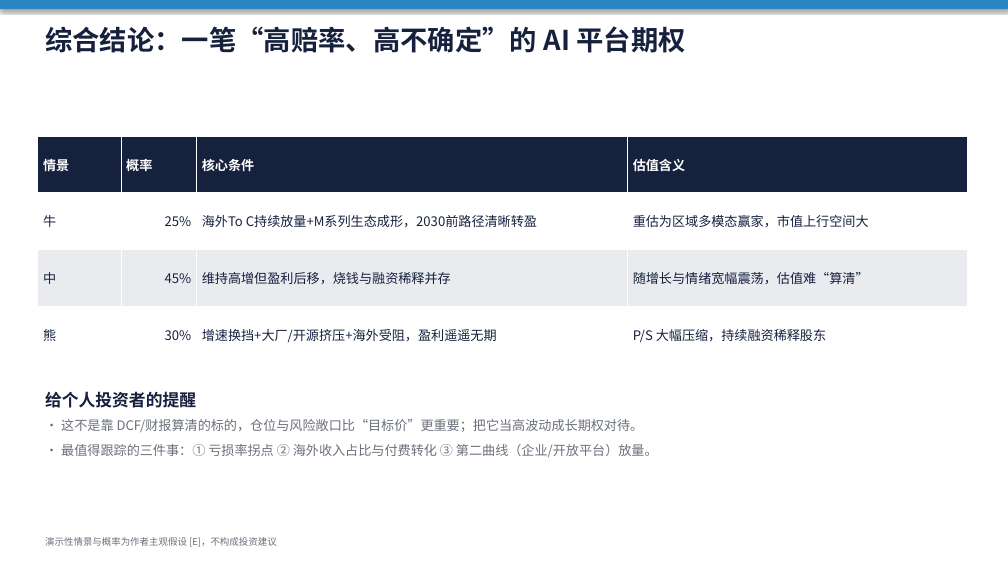
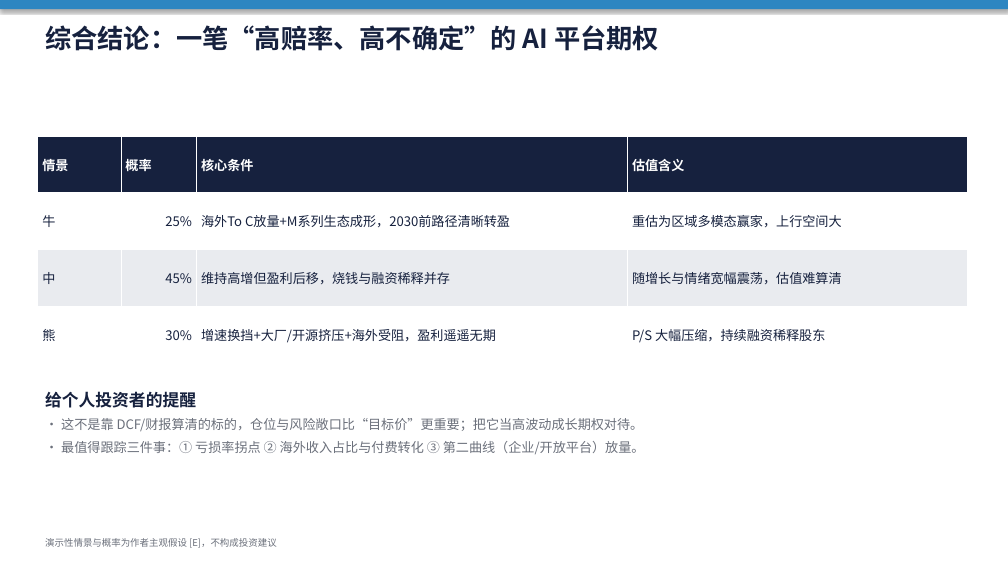
Before and after one commit to Kingpeile/King, a slide deck: slide 17 of MiniMax_前瞻_DCF_竞争格局.pptx (slide 15 before the commit). Drawn at 1008x567 pixels with LibreOffice and Linux fonts; fonts in the diff are those of the drawing. Boxes give left, top, right and bottom in pixels: in the first picture for what was removed or moved away, otherwise in the second. Text is boxed around its words. In the diff, an @@ line names an element or a change of style, - is before the commit and + after.

```diff
--- a/MiniMax_前瞻_DCF_竞争格局.pptx
+++ b/MiniMax_前瞻_DCF_竞争格局.pptx
@@ text "综合结论：一笔“高赔率、高不确定”的 AI 平台期权" at (45,25,659,51): size 26 to 25 pt @@
@@ table at (38,136,968,363) @@
-row 2, column 3: 海外To C持续放量+M系列生态成形，2030前路径清晰转盈
+row 2, column 3: 海外To C放量+M系列生态成形，2030前路径清晰转盈
-row 2, column 4: 重估为区域多模态赢家，市值上行空间大
+row 2, column 4: 重估为区域多模态赢家，上行空间大
-row 3, column 4: 随增长与情绪宽幅震荡，估值难“算清”
+row 3, column 4: 随增长与情绪宽幅震荡，估值难算清
@@ text at (61,441,645,454): text changed @@
-• 最值得跟踪的三件事：① 亏损率拐点 ② 海外收入占比与付费转化 ③ 第二曲线（企业/开放平台）放量。
+• 最值得跟踪三件事：① 亏损率拐点 ② 海外收入占比与付费转化 ③ 第二曲线（企业/开放平台）放量。
```
Also in this commit, not shown: 15 other slides changed, 2 slides added, 1 other file.
